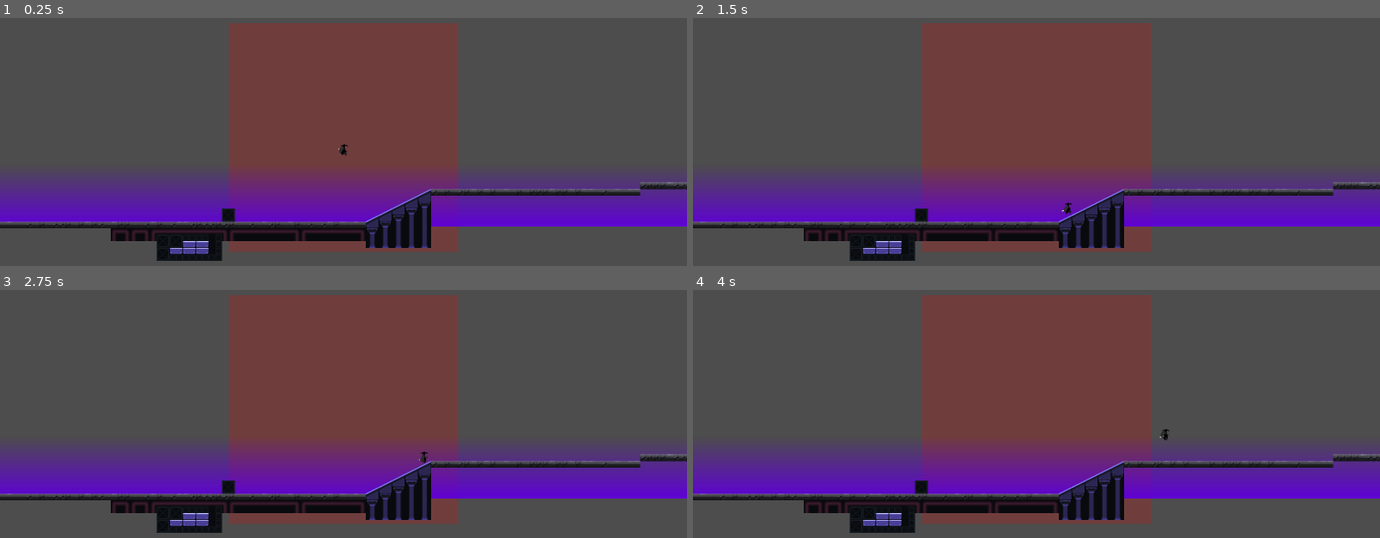
Above: before the commit, frames 1-4 (two rows, left to right).
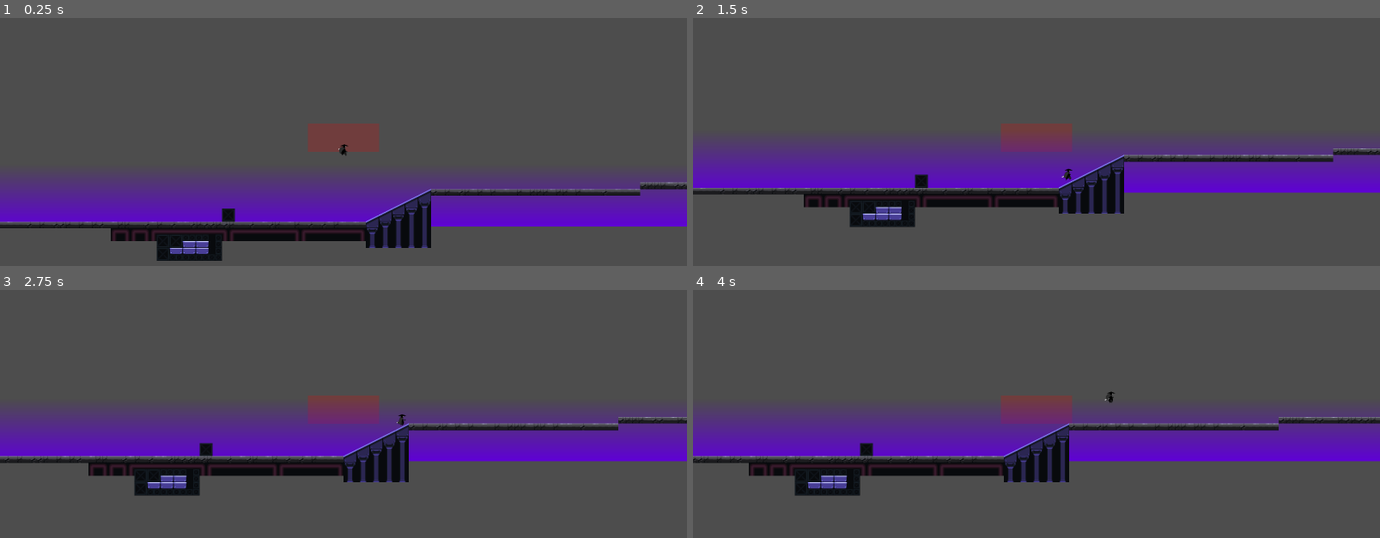
Above: after the commit, the same moments.

Repository: adamsocki/cityBoy2d
Game: Godot game, scene res://level_1.tscn
The game is run twice, just before and just after one commit, with the same random seed, the same clock (stepped at 60 frames per second) and the same inputs.
Inputs (mouse positions are in pixels of both pictures, inside the frame that each line leads up to):
- Up to frame 1 (0.25 s): no input
- Up to frame 2 (1.5 s): move the mouse to (1187, 114) at 0.52 s; hold D (right) from 0.53 s (still down); tap Space (jump) at 0.77 s; move the mouse to (899, 159) at 1.27 s
- Up to frame 3 (2.75 s): tap Space (jump) at 1.52 s; move the mouse to (412, 309) at 2.02 s; release D (right) at 2.03 s; hold Left (left) from 2.03 s (still down)
- Up to frame 4 (4 s): move the mouse to (1002, 500) at 2.77 s; release Left (left) at 2.78 s; hold D (right) from 2.78 s (still down); tap Space (jump) at 3.02, 3.77 s; move the mouse to (1242, 478) at 3.52 s

The runs differ from the first frame. In frame 1, 22% of the frame differs, in the area x 33-67%, y 2-95%; in frame 2, 54%; in frame 3, 55%, in the area x 0-100%, y 2-98%; in frame 4, 55%.

Commit message:
camera working

Diff:
--- a/camera.gd
+++ b/camera.gd
@@ -46,52 +46,98 @@
 
 	#print(dead_zone_rect)
 
+func _process(delta):
+	print("camera Position", get_transform())
+	print("target transform", target.get_transform())
+	print("target get global transform with cangvas", target.get_global_transform_with_canvas())
+	print("get_viewport_rect().size.x", get_viewport_rect().size.x)
+
+	if !target:
+		return
+
+	# Get the target's position relative to the camera's viewport
+	var target_pos = target.get_global_position()
+	#var camera_pos = global_position
+	var camera_pos = global_position
+	var new_camera_pos = camera_pos
+
+	# Convert target position to camera's local coordinates
+	var target_local_pos = target_pos - camera_pos
+
+	# Check if target is outside dead zone and calculate new position
+	if abs(target_local_pos.x) > dead_zone_width / 2:
+		# Move camera horizontally
+		var offset_x = target_local_pos.x - (sign(target_local_pos.x) * dead_zone_width / 2)
+		new_camera_pos.x = camera_pos.x + offset_x
+
+	if abs(target_local_pos.y) > dead_zone_height / 2:
+		# Move camera vertically
+		var offset_y = target_local_pos.y - (sign(target_local_pos.y) * dead_zone_height / 2)
+		new_camera_pos.y = camera_pos.y + offset_y
+
+	# Smoothly move camera to new position
+	if new_camera_pos != camera_pos:
+		global_position = global_position.lerp(new_camera_pos, follow_speed * delta)
+
+	#else:
+		#global_position = -global_position.lerp(camera_pos, follow_speed * delta)
+
+
 func _physics_process(delta: float) -> void:
 	if not target:
 		return
-
-	var target_pos = target.global_position
-	var camera_pos = global_position
-
-
-	var screenSize = get_viewport_rect().size
-	var topLeftPos = global_position - screenSize
-
-
-	var screen_size = get_viewport_rect().size
-	var center = screen_size / 2
-
-	if use_dead_zone:
-		var viewport_pos = get_viewport_transform() * target.global_position
-		#print("viewport pos, ", viewport_pos)
-
-		if is_target_in_zone(viewport_pos):
-			pass
-		else:
-			if viewport_pos.x < center.x - dead_zone_width / 2:
-				camera_pos.x = viewport_pos.x + dead_zone_rect.position.x
-		#var target_viewport_pos = get_viewport_transform() * (target_pos)
-		#print("VPT, ", get_viewport_transform())
-		#if is_target_in_zone(target_viewport_pos):
-			#print("target in deadzone")
-			#print("In Zone: target_viewport_pos:, ", target_viewport_pos)
-			#print("In Zone: cameraPos", camera_pos)
+	pass
+	#var target_pos = target.global_position
+	#var camera_pos = global_position
+	#
+	#
+	#var screenSize = get_viewport_rect().size
+	#var topLeftPos = global_position - screenSize
+	#
+	#
+	#var screen_size = get_viewport_rect().size
+	#var center = screen_size / 2
+	#
+	#if use_dead_zone:
+		#var viewport_pos = get_viewport_transform() * target.global_position
+		##print("viewport pos, ", viewport_pos)
+		#print("Target: ", target)
+		#print("target position get_viewport_transform:" , target.get_transform())
+		#print("target.global_position: ", target.global_position)
+		#if is_target_in_zone(viewport_pos):
+			##pass
+			#print("camera_pos:" , camera_pos)
+			#print("viewport_pos:", viewport_pos)
+			#print("center:", center)
 		#else:
-			#if target_viewport_pos.x < center.x - dead_zone_width / 2:
-				#camera_pos.x = target_viewport_pos.x + dead_zone_rect.position.x
-				##camera_pos.x = target_viewport_pos.x + (get_viewport_rect().size.x - dead_zone_rect.end.x / 2)
+			#if viewport_pos.x < center.x - dead_zone_width / 2:
+				#camera_pos.x = viewport_pos.x + dead_zone_rect.position.x
+				#print("camera_pos:" , camera_pos)
+				#print("viewport_pos:", viewport_pos)
+				#print("center:", center)
+				##print("viewport_pos:", viewport_pos)
+		##var target_viewport_pos = get_viewport_transform() * (target_pos)
+		##print("VPT, ", get_viewport_transform())
+		##if is_target_in_zone(target_viewport_pos):
+			##print("target in deadzone")
+			##print("In Zone: target_viewport_pos:, ", target_viewport_pos)
+			##print("In Zone: cameraPos", camera_pos)
+		##else:
+			##if target_viewport_pos.x < center.x - dead_zone_width / 2:
 				##camera_pos.x = target_viewport_pos.x + dead_zone_rect.position.x
-			#print("Not In Zone: target_viewport_pos:, ", target_viewport_pos)
-			#print("Not In Zone: cameraPos", camera_pos)
-			#print("target not deadzone")
-			##if target_viewport_pos.x < dead_zone_rect.position.x:
-				##camera_target.x = target_pos.x + dead_zone_rect.position.x
-			##elif target_viewport_pos.x > dead_zone_rect.end.x:
-				##camera_target.x = target_pos.x - (get_viewport_rect().size.x - dead_zone_rect.end.x)
-			##
-
-
-	global_position = global_position.lerp(camera_pos, follow_speed * delta)
+				###camera_pos.x = target_viewport_pos.x + (get_viewport_rect().size.x - dead_zone_rect.end.x / 2)
+				###camera_pos.x = target_viewport_pos.x + dead_zone_rect.position.x
+			##print("Not In Zone: target_viewport_pos:, ", target_viewport_pos)
+			##print("Not In Zone: cameraPos", camera_pos)
+			##print("target not deadzone")
+			###if target_viewport_pos.x < dead_zone_rect.position.x:
+				###camera_target.x = target_pos.x + dead_zone_rect.position.x
+			###elif target_viewport_pos.x > dead_zone_rect.end.x:
+				###camera_target.x = target_pos.x - (get_viewport_rect().size.x - dead_zone_rect.end.x)
+			###
+			#
+			#
+	#global_position = global_position.lerp(camera_pos, follow_speed * delta)
 
 	#print("GlobalPos:, ", global_position)
 	#print("GlobalPos:, ", global_position)
--- a/level_1.tscn
+++ b/level_1.tscn
@@ -78,8 +78,7 @@
 target_path = NodePath("../Player")
 follow_speed = 1.0
 look_ahead_factor = 1.0
-dead_zone_width = 800.0
-dead_zone_height = 800.0
+dead_zone_width = 250.0
 
 [node name="FrontalFog" type="Sprite2D" parent="."]
 position = Vector2(666.5, 1036)
